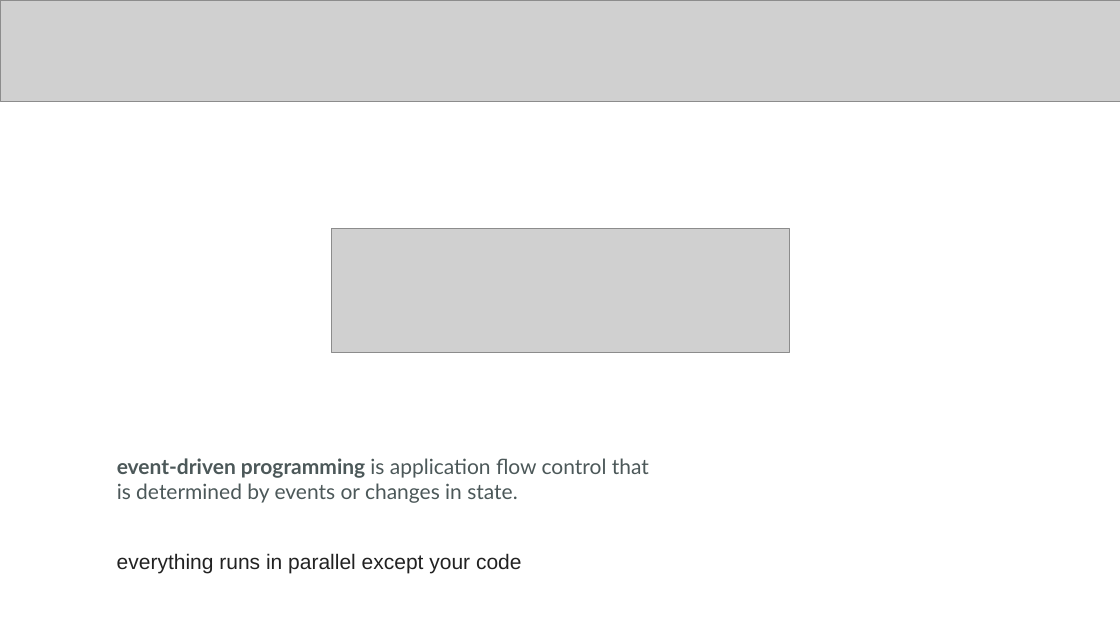
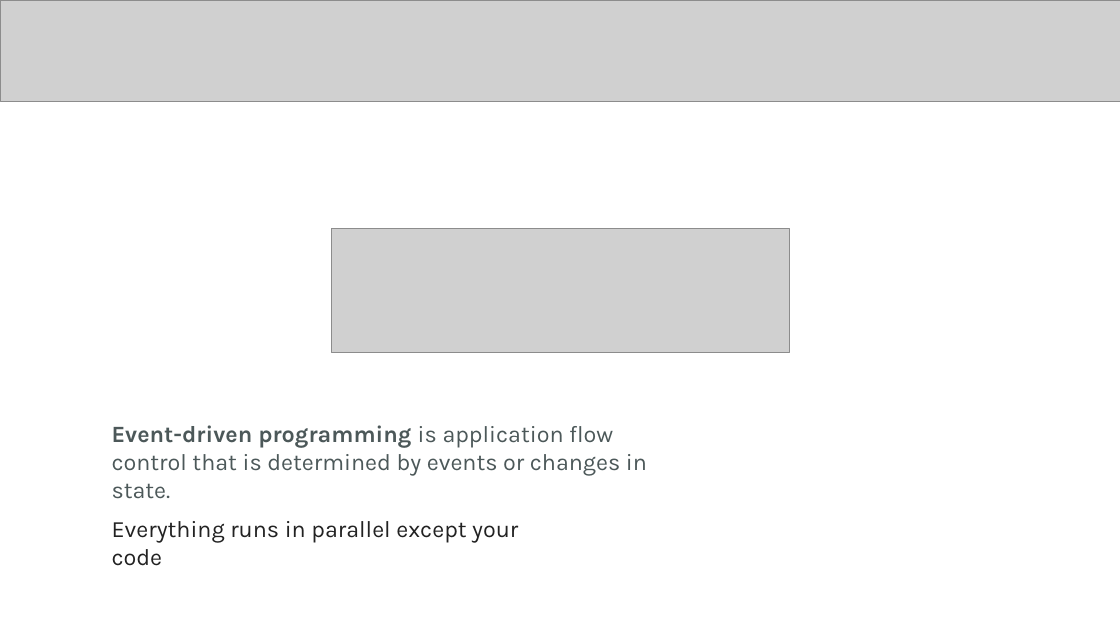
Before and after one commit to badescuga/NodeJsDemo, a slide deck: slide 9 of slidedeck/slides.pptx (slide 5 before the commit). Drawn at 1120x630 pixels with LibreOffice and Linux fonts; fonts in the diff are those of the drawing; grey boxes stand for pictures. Boxes give left, top, right and bottom in pixels: in the first picture for what was removed or moved away, otherwise in the second. Text is boxed around its words. In the diff, an @@ line names an element or a change of style, - is before the commit and + after.

Commit message:
new slides

```diff
--- a/slidedeck/slides.pptx
+++ b/slidedeck/slides.pptx
@@ text at (112,425,647,499): text changed; size 18 to 20 pt; font Lato to Karla @@
-event-driven programming is application flow control that is determined by events or changes in state.
+Event-driven programming is application flow control that is determined by events or changes in state.
@@ text at (112,521,518,566): text changed; size 18 to 20 pt; font Arial to Karla @@
-everything runs in parallel except your code
+Everything runs in parallel except your code
```
Also in this commit, not shown: 6 other slides changed, 10 slides added, 2 slides removed.
